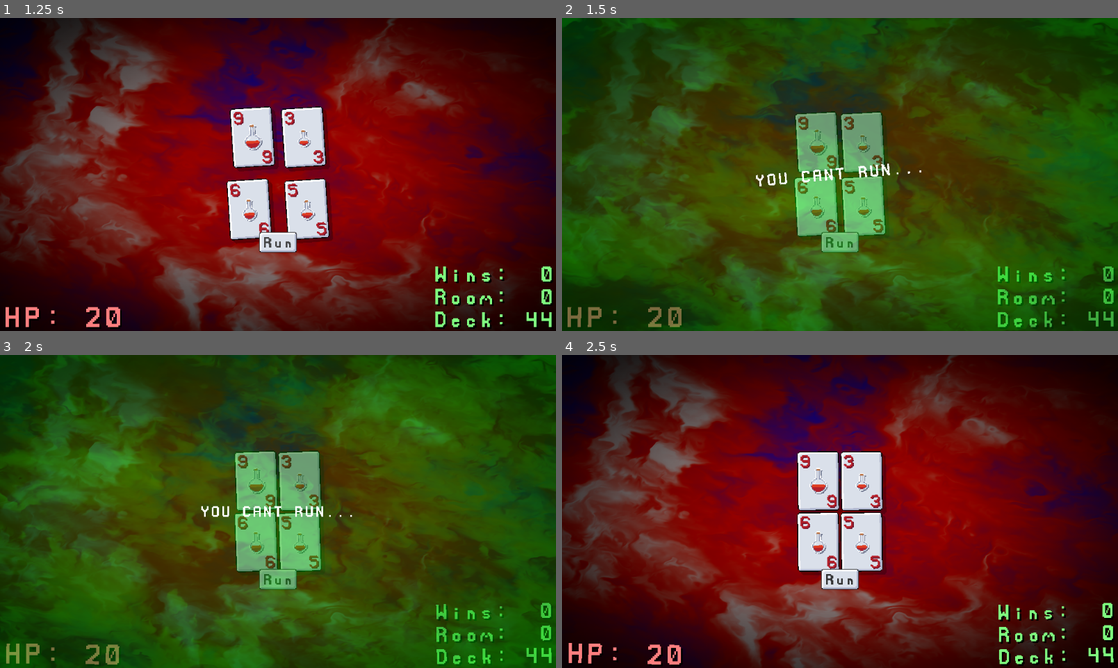
Above: before the commit, frames 1-4 (two rows, left to right).
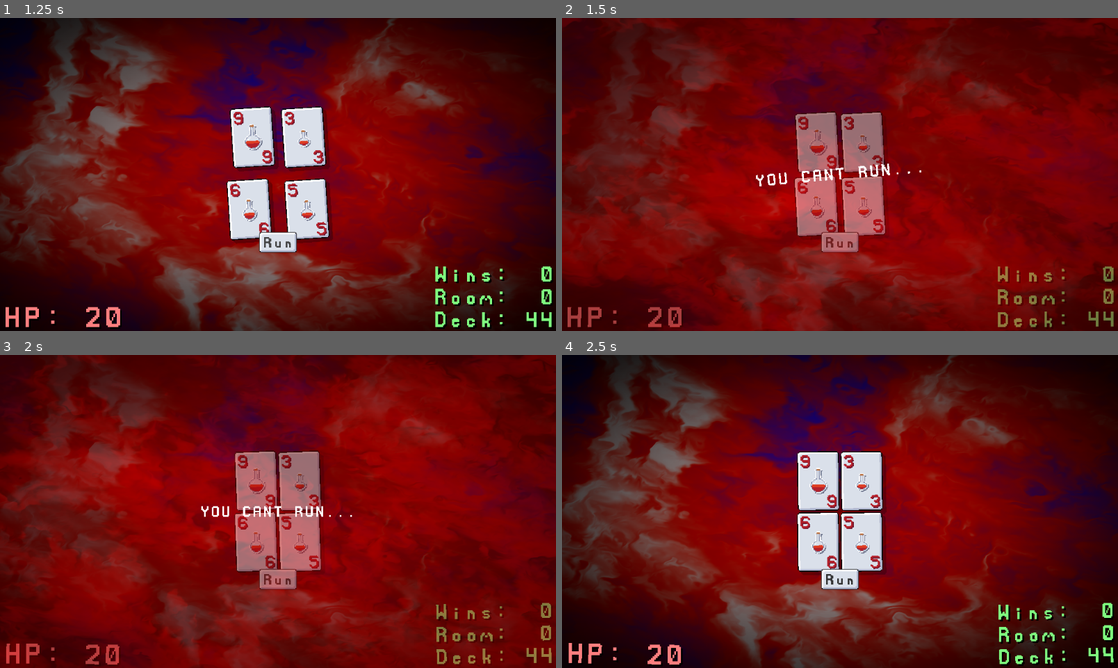
Above: after the commit, the same moments.

Repository: GiftedR/Scoundrel-Godot
Game: Godot game, scene res://Collections/c_Root.tscn
The game is run twice, just before and just after one commit, with the same random seed, the same clock (stepped at 60 frames per second) and the same inputs.
Inputs:
- Up to frame 1 (1.25 s): click "Run" at 0.5 s
- Up to frame 2 (1.5 s): click "Run" at 1.25 s
- Up to frame 3 (2 s): no input
- Up to frame 4 (2.5 s): click "Run" at 2 s

Frame 1 is identical in both runs. In frame 2, 100% of the frame differs, in the area x 0-100%, y 0-100%; in frame 3, 100%; in frame 4, nothing differs.

Commit message:
Fixed Run screen color bug

Diff:
--- a/Collections/Gamemodes/c_Standard.tscn
+++ b/Collections/Gamemodes/c_Standard.tscn
@@ -1,23 +1,26 @@
-[gd_scene load_steps=13 format=3 uid="uid://ct6ygh2qyh3o6"]
+[gd_scene load_steps=14 format=3 uid="uid://ct6ygh2qyh3o6"]
 
 [ext_resource type="PackedScene" uid="uid://bopg7bsvtdf0u" path="res://Collections/c_GameRoot.tscn" id="1_86d5d"]
 [ext_resource type="Script" uid="uid://d4ey5kpbc6qu6" path="res://Collections/Gamemodes/c_Standard/StandardGame.gd" id="2_offgh"]
-[ext_resource type="Shader" uid="uid://gcyrymilcbww" path="res://Collections/c_GameRoot/boardeffects.gdshader" id="3_isksg"]
-
-[sub_resource type="Gradient" id="Gradient_isksg"]
-colors = PackedColorArray(0, 1, 0, 1, 0, 0.25098, 0, 1)
-
-[sub_resource type="GradientTexture1D" id="GradientTexture1D_ohs2a"]
-gradient = SubResource("Gradient_isksg")
-
-[sub_resource type="ShaderMaterial" id="ShaderMaterial_ohs2a"]
+[ext_resource type="Shader" uid="uid://ss8qv7owk6qy" path="res://Collections/c_GameRoot/boardeffects.gdshader" id="3_isksg"]
+
+[sub_resource type="Gradient" id="Gradient_ohs2a"]
+colors = PackedColorArray(1, 0, 0, 1, 0.25098, 0, 0, 1)
+
+[sub_resource type="GradientTexture1D" id="GradientTexture1D_yiesy"]
+gradient = SubResource("Gradient_ohs2a")
+
+[sub_resource type="ShaderMaterial" id="ShaderMaterial_7hmxr"]
 shader = ExtResource("3_isksg")
-shader_parameter/oil_tint_gradient = SubResource("GradientTexture1D_ohs2a")
+shader_parameter/oil_tint_gradient = SubResource("GradientTexture1D_yiesy")
 shader_parameter/oil_opacity = 0.51
 shader_parameter/oil_speed = 0.5
 shader_parameter/oil_zoom = 5.0
 shader_parameter/oil_brighness = 1.0
 shader_parameter/oil_contrast = 1.0
+
+[sub_resource type="Gradient" id="Gradient_isksg"]
+colors = PackedColorArray(0, 1, 0, 1, 0, 0.25098, 0, 1)
 
 [sub_resource type="GradientTexture1D" id="GradientTexture1D_isksg"]
 gradient = SubResource("Gradient_isksg")
Not shown: 1 places in Collections/Gamemodes/c_Standard.tscn that only renumber resources
Not shown: 1 places in Collections/c_Root.tscn that only renumber resources
